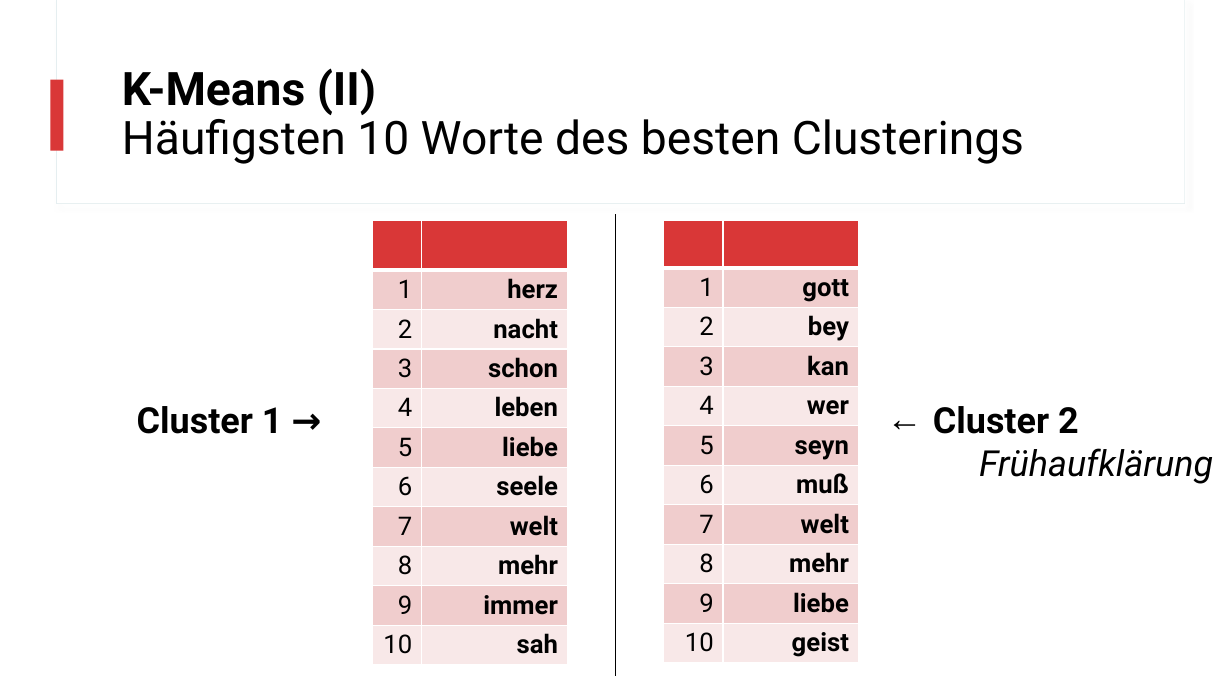
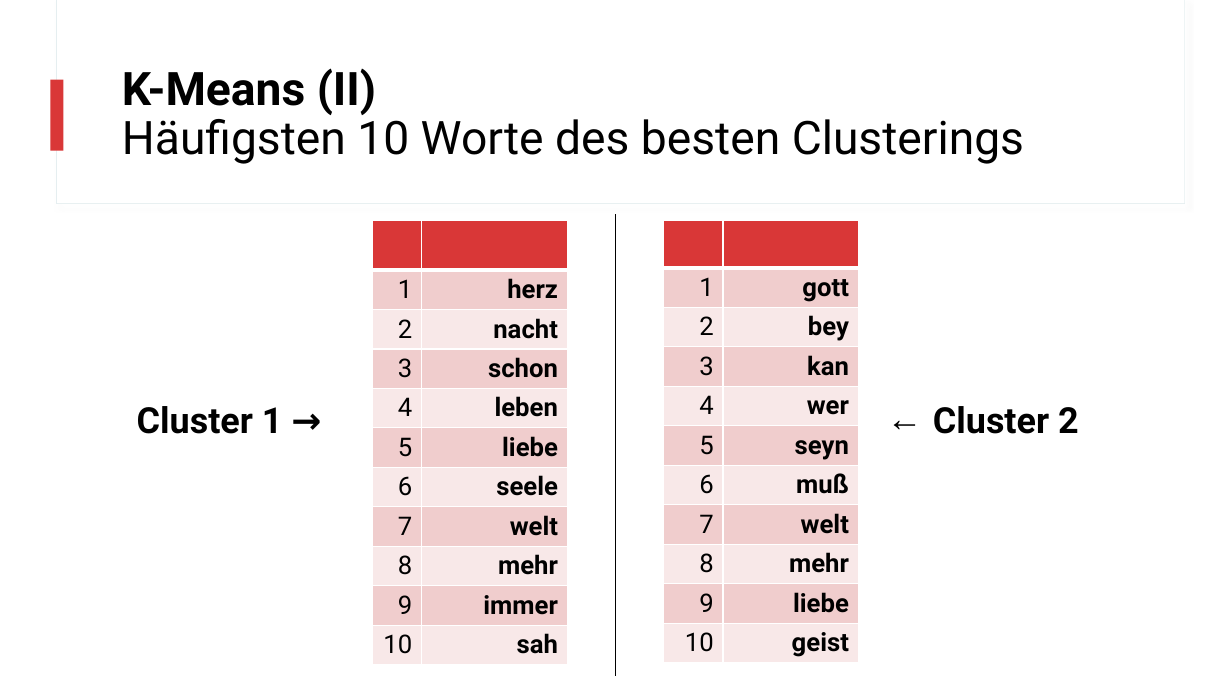
Before and after one commit to realjanpaulus/clusterpoems, a slide deck: slide 20 of literature & presentation/clustering_presentation.pptx. Drawn at 1232x693 pixels with LibreOffice and Linux fonts; fonts in the diff are those of the drawing. Boxes give left, top, right and bottom in pixels: in the first picture for what was removed or moved away, otherwise in the second. Text is boxed around its words. In the diff, an @@ line names an element or a change of style, - is before the commit and + after.

```diff
--- a/literature & presentation/clustering_presentation.pptx
+++ b/literature & presentation/clustering_presentation.pptx
@@ text at [979, 448, 1213, 484]: paragraph removed @@
-Frühaufklärung
```
Also in this commit, not shown: 2 other slides changed, 6 other files.
